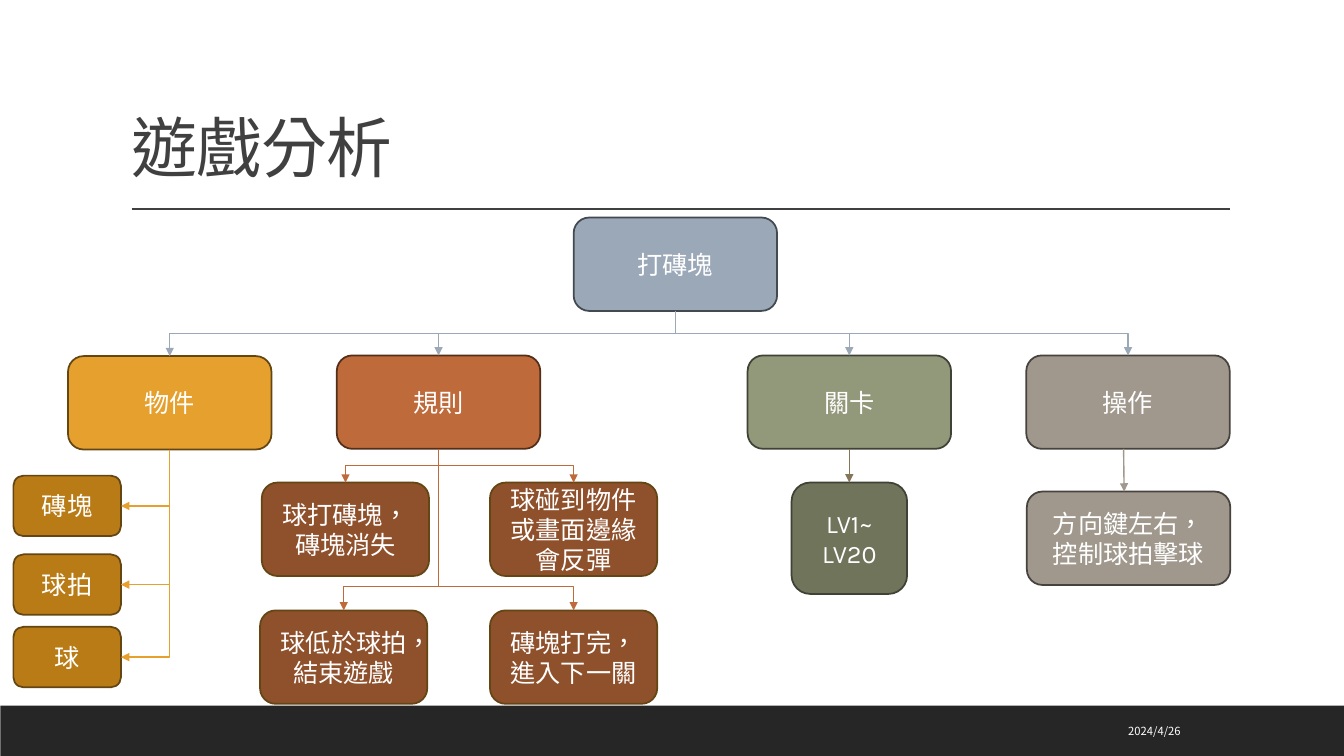
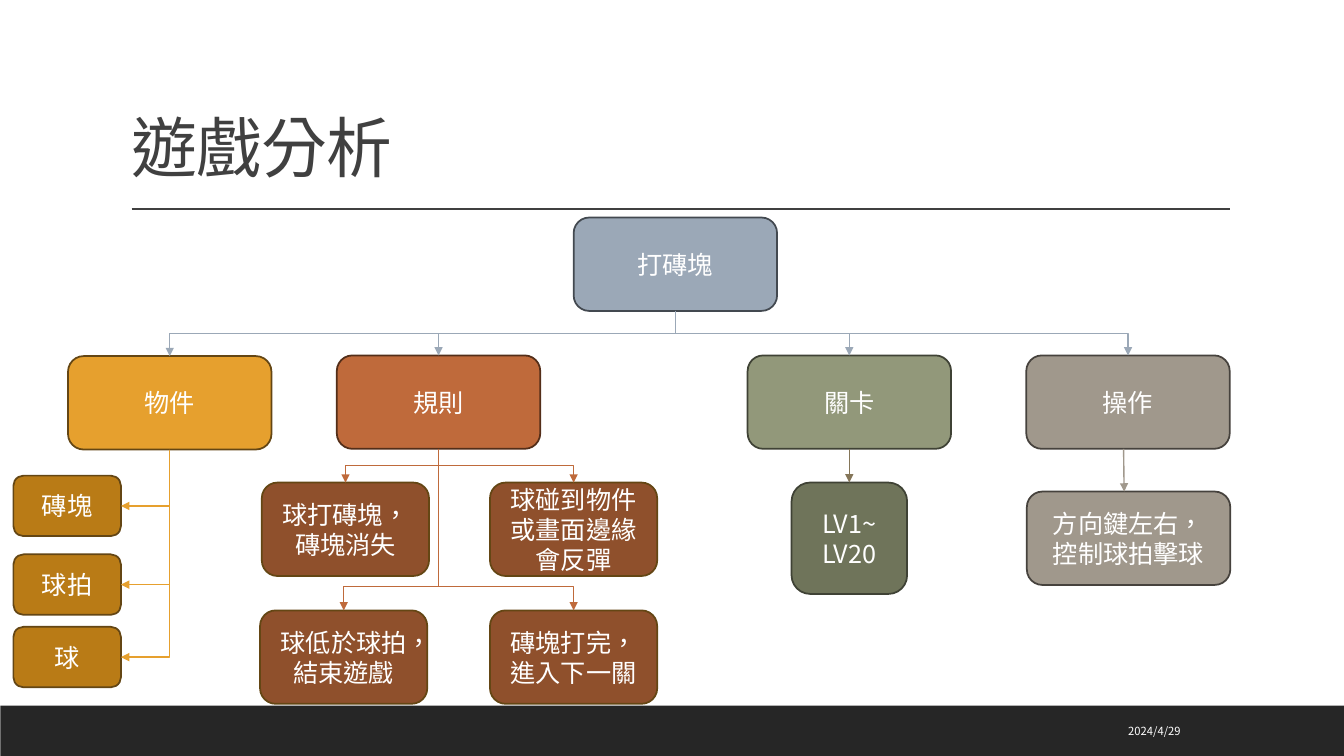
Before and after one commit to C110112103/machineLearningTeam, a slide deck: slide 3 of breakbox/打磚塊.pptx. Drawn at 1344x756 pixels with LibreOffice and Linux fonts; fonts in the diff are those of the drawing. Boxes give left, top, right and bottom in pixels: in the first picture for what was removed or moved away, otherwise in the second. Text is boxed around its words. In the diff, an @@ line names an element or a change of style, - is before the commit and + after.

```diff
--- a/breakbox/打磚塊.pptx
+++ b/breakbox/打磚塊.pptx
@@ rounded rectangle "LV1~" at (x1=791, y1=483, x2=907, y2=594): font Karla to Noto Sans CJK SC @@
@@ text at (x1=1128, y1=726, x2=1180, y2=737): text changed; font Noto Sans CJK TC to Noto Sans CJK SC @@
-2024/4/26
+2024/4/29
```
Also in this commit, not shown: 3 other slides changed, 2 slides added, 3 slides removed.
